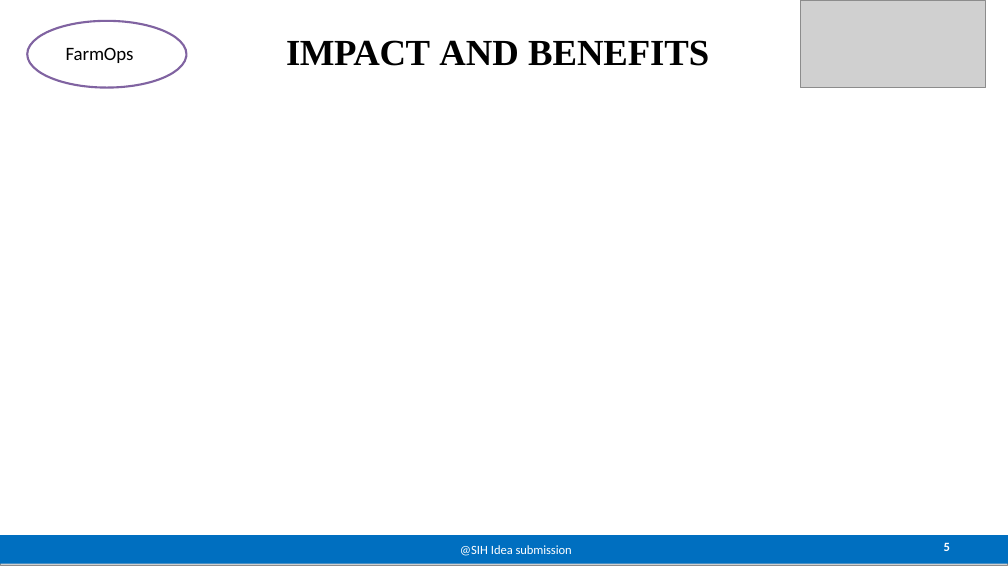
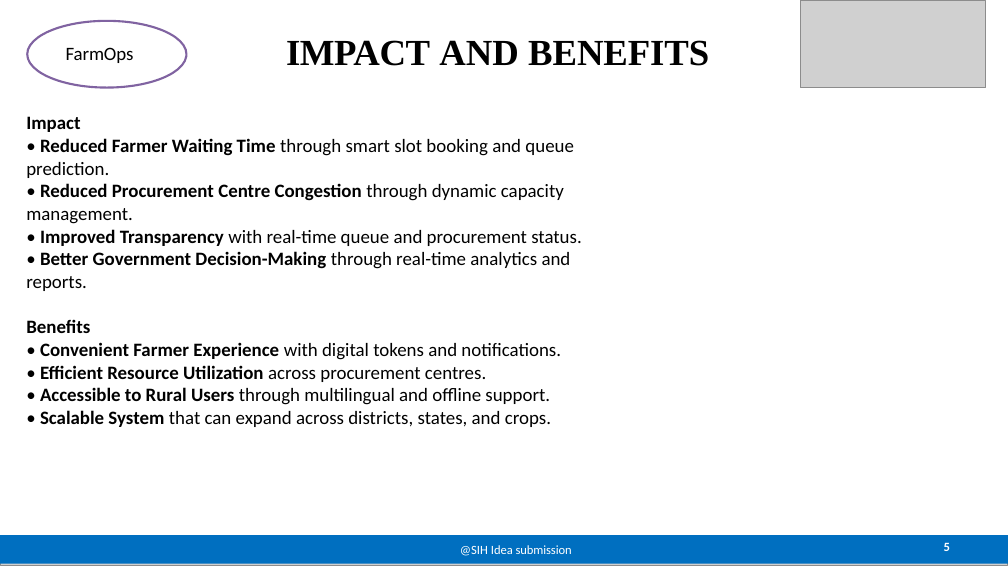
Before and after one commit to abdullahkapadia/Smart_India_Hackathon_2026, a slide deck: slide 5 of SIH2026-IDEA-Presentation-Format-1.pptx. Drawn at 1008x567 pixels with LibreOffice and Linux fonts; fonts in the diff are those of the drawing; grey boxes stand for pictures. Boxes give left, top, right and bottom in pixels: in the first picture for what was removed or moved away, otherwise in the second. Text is boxed around its words. In the diff, an @@ line names an element or a change of style, - is before the commit and + after.

```diff
--- a/SIH2026-IDEA-Presentation-Format-1.pptx
+++ b/SIH2026-IDEA-Presentation-Format-1.pptx
@@ text added at bbox=[26, 116, 582, 427], 18 pt, text #000000 @@
+Impact
+• Reduced Farmer Waiting Time through smart slot booking and queue prediction.
+• Reduced Procurement Centre Congestion through dynamic capacity management.
+• Improved Transparency with real-time queue and procurement status.
+• Better Government Decision-Making through real-time analytics and reports.
+Benefits
+• Convenient Farmer Experience with digital tokens and notifications.
+• Efficient Resource Utilization across procurement centres.
+• Accessible to Rural Users through multilingual and offline support.
+• Scalable System that can expand across districts, states, and crops.
```
Also in this commit, not shown: 1 other file.
